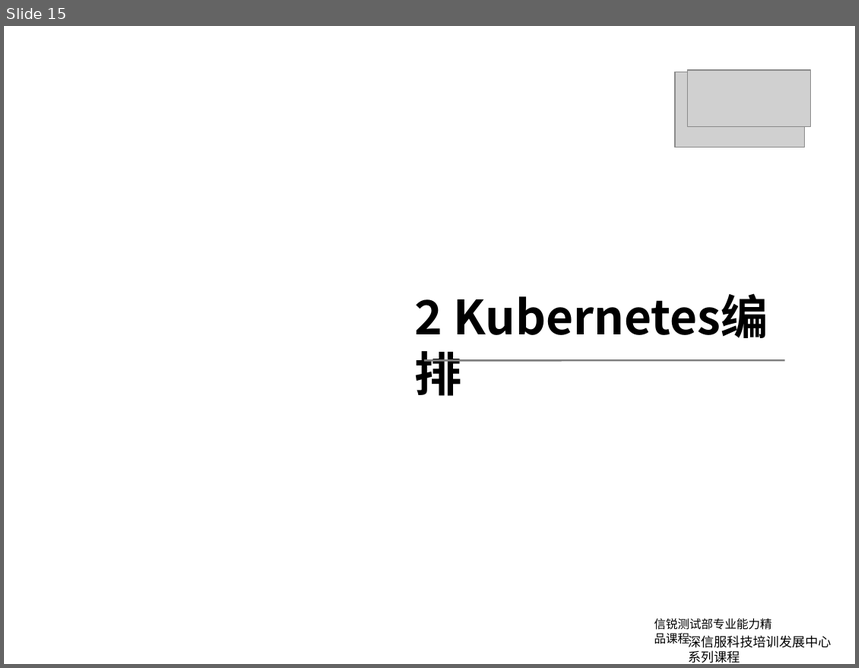
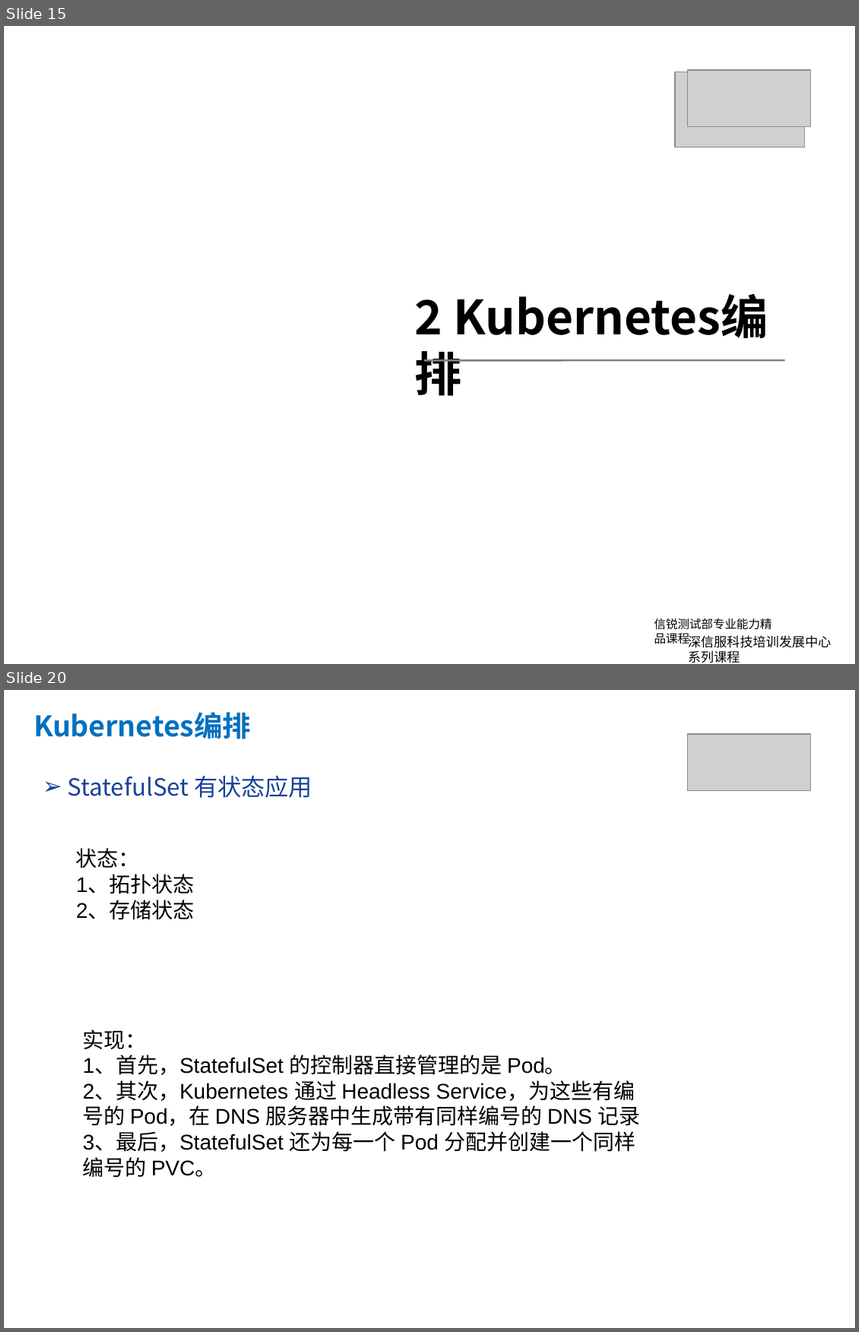
Before and after one commit to yubowen0525/k8s_from_basic_to_advanced, a slide deck: lession2/kubernetes第二课.pptx. Shown one above the other, each under a label of ours: slide 15 before the commit, slides 15 and 20 after it; the slides between them are not shown. The pictures are 859x668 and 859x1332 pixels, drawn with LibreOffice and Linux fonts; fonts in the diff are those of the drawing; grey boxes stand for pictures; background and template pictures are left out. Boxes give left, top, right and bottom in pixels: in the first picture for what was removed or moved away, otherwise in the second. Text is boxed around its words. In the diff, an @@ line names an element or a change of style, - is before the commit and + after.

```diff
--- a/lession2/kubernetes第二课.pptx
+++ b/lession2/kubernetes第二课.pptx
@@ slide 20 added at (4,690,855,1328), background #FFFFFF @@
@@ text added at (34,712,251,739), 24 pt, text #0070C0, bold @@
+Kubernetes编排
@@ picture added at (687,734,810,790) @@
@@ text added at (68,775,313,798), 20 pt, text #184199 @@
+➢ StatefulSet 有状态应用
@@ text added at (76,848,195,920), 18 pt, text #000000 @@
+状态：
+1、拓扑状态
+2、存储状态
@@ text added at (83,1030,641,1178), 18 pt, text #000000 @@
+实现：
+1、首先，StatefulSet 的控制器直接管理的是 Pod。
+2、其次，Kubernetes 通过 Headless Service，为这些有编号的 Pod，在 DNS 服务器中生成带有同样编号的 DNS 记录
+3、最后，StatefulSet 还为每一个 Pod 分配并创建一个同样编号的 PVC。
```
Also in this commit, not shown: 2 slides changed, 5 other slides added, 11 slides removed, 9 other files.
